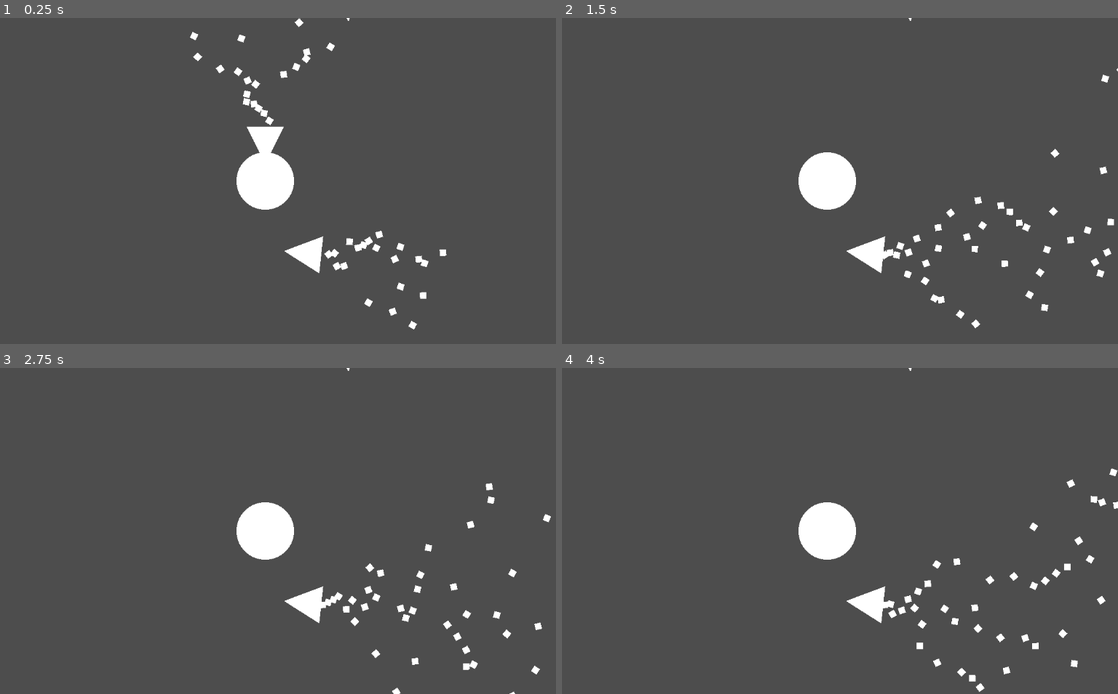
Above: before the commit, frames 1-4 (two rows, left to right).
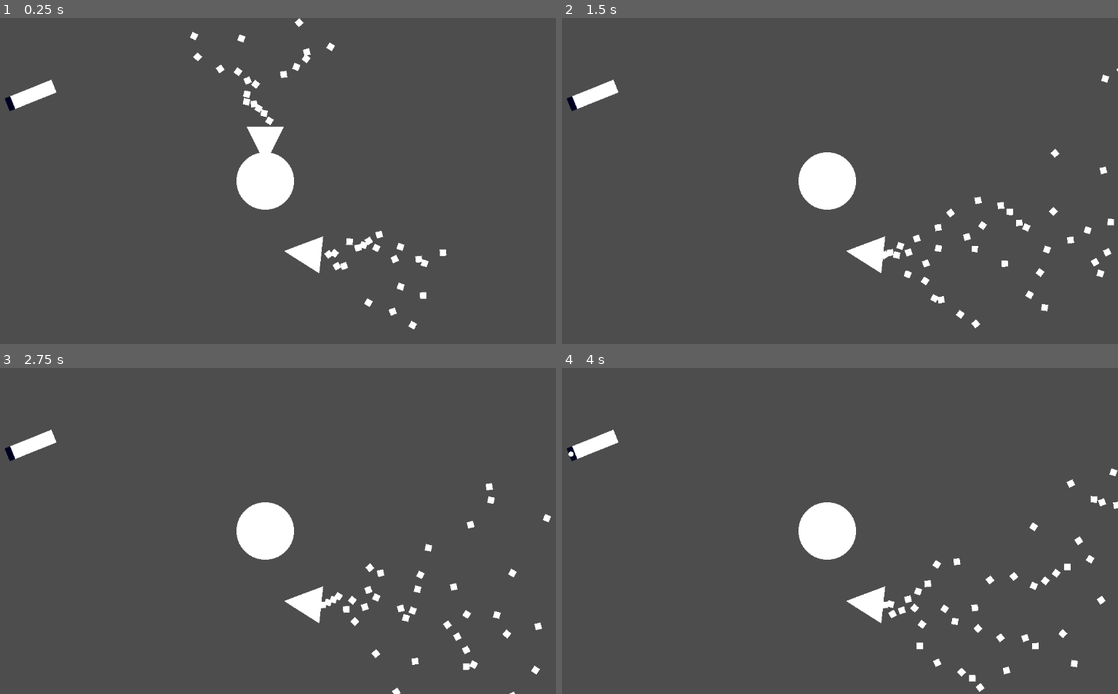
Above: after the commit, the same moments.

Repository: Leeway001Write/melonJam6
Game: Godot game, scene res://Levels/world.tscn
The game is run twice, just before and just after one commit, with the same random seed, the same clock (stepped at 60 frames per second) and the same inputs.
Inputs:
- Up to frame 1 (0.25 s): no input
- Up to frame 2 (1.5 s): hold D (right) 0.53-1.28 s; tap X (DestroyTest) at 0.6, 1.35 s; hold A (left) from 1.28 s (still down)
- Up to frame 3 (2.75 s): release A (left) at 2.03 s; hold D (right) from 2.03 s (still down); tap X (DestroyTest) at 2.1 s
- Up to frame 4 (4 s): release D (right) at 2.78 s; hold W (forward) 2.78-3.53 s; tap X (DestroyTest) at 2.85, 3.6 s; hold A (left) from 3.53 s (still down)

The runs differ from the first frame. In frame 1, 0.4% of the frame differs, in the area x 0-63%, y 0-29%; in frame 2, 0.4%; in frame 3, 0.4%; in frame 4, 0.4%.

Commit message:
Added gun to da world

Diff:
--- a/escape-from-greenland/Levels/world.tscn
+++ b/escape-from-greenland/Levels/world.tscn
@@ -1,7 +1,8 @@
-[gd_scene load_steps=3 format=3 uid="uid://yueyhrgmxpo4"]
+[gd_scene load_steps=4 format=3 uid="uid://yueyhrgmxpo4"]
 
 [ext_resource type="PackedScene" uid="uid://gjus2b6qt6k1" path="res://Prefabs/ship.tscn" id="1_kycxd"]
 [ext_resource type="PackedScene" uid="uid://6t48r1sfmkgl" path="res://Prefabs/booster.tscn" id="2_kycxd"]
+[ext_resource type="PackedScene" uid="uid://ccrjlto8qhso5" path="res://Prefabs/gun.tscn" id="3_pa6j6"]
 
 [node name="World" type="Node2D"]
 
@@ -13,9 +14,15 @@
 rotation = 1.67462
 
 [node name="Booster2" parent="." instance=ExtResource("2_kycxd")]
+visible = false
 position = Vector2(732, -273)
 rotation = -0.108523
 
 [node name="Booster3" parent="." instance=ExtResource("2_kycxd")]
+visible = false
 position = Vector2(74, -315)
 rotation = 4.8862
+
+[node name="Gun" parent="." instance=ExtResource("3_pa6j6")]
+position = Vector2(106, -89)
+rotation = 1.18919
